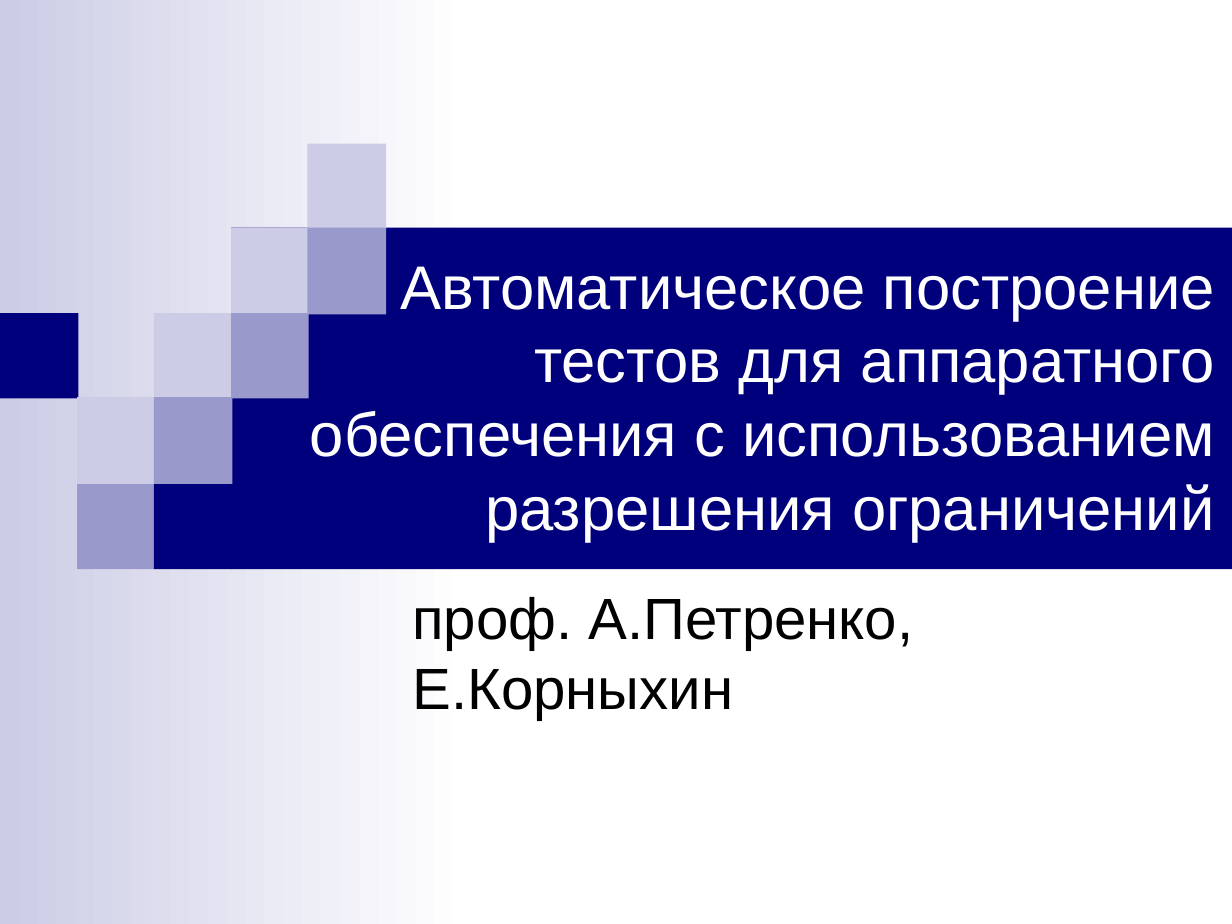
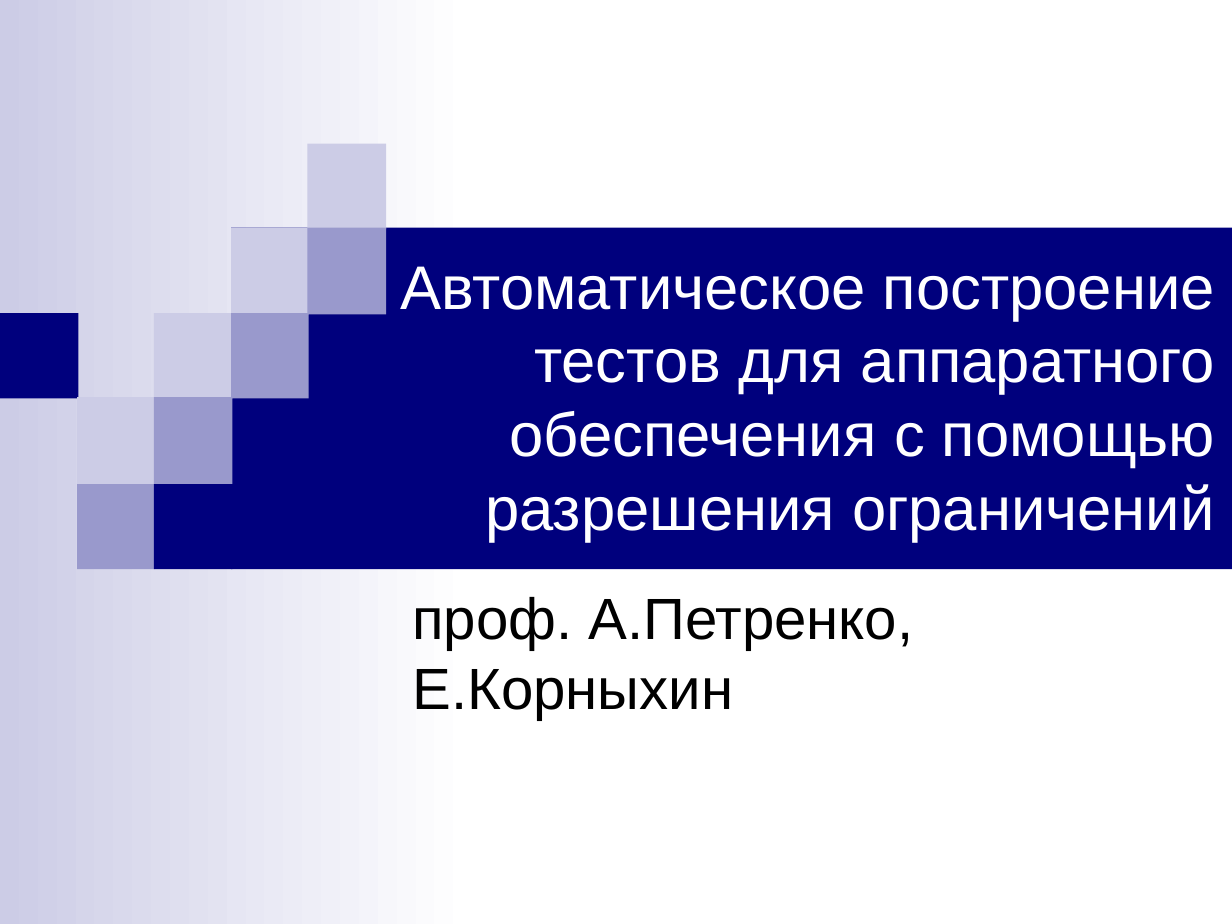
Before and after one commit to kornevgen/tesla-project, a slide deck: slide 1 of papers/LomoRead-2010/lomonosov-talk.ppt. Drawn at 1232x924 pixels with LibreOffice and Linux fonts; fonts in the diff are those of the drawing. Boxes give left, top, right and bottom in pixels: in the first picture for what was removed or moved away, otherwise in the second. Text is boxed around its words. In the diff, an @@ line names an element or a change of style, - is before the commit and + after.

```diff
--- a/papers/LomoRead-2010/lomonosov-talk.ppt
+++ b/papers/LomoRead-2010/lomonosov-talk.ppt
@@ title at (400,266,1215,542): text changed @@
-Автоматическое построение тестов для аппаратного обеспечения с использованием
-разрешения ограничений
+Автоматическое построение тестов для аппаратного обеспечения с помощью
+разрешения ограничений
```
Also in this commit, not shown: 1 other slide changed.
